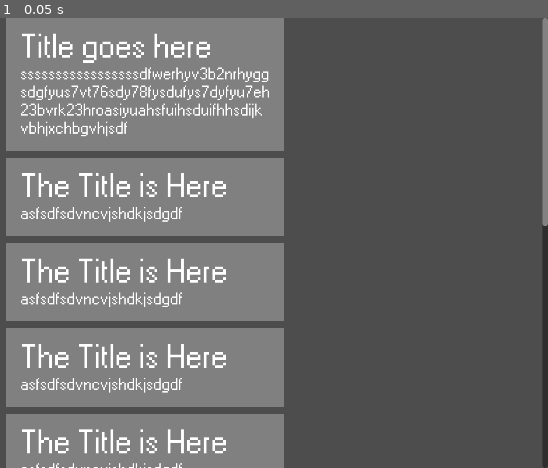
Above: before the commit, frame 1.
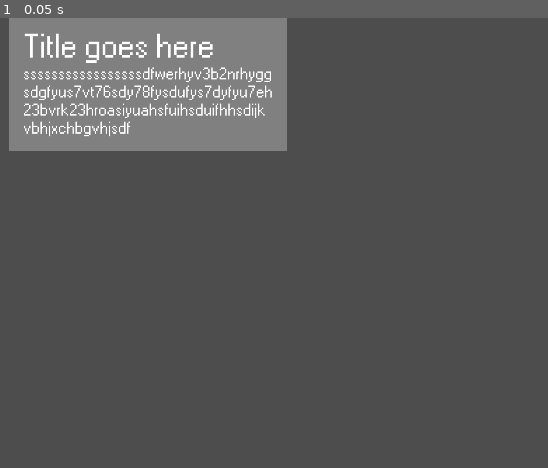
Above: after the commit, the same moment.

Repository: Shuflduf/Stock-Trading-Game
Game: Godot game, scene res://Scenes/Menus/news.tscn
The game is run twice, just before and just after one commit, with the same random seed, the same clock (stepped at 60 frames per second) and the same inputs. This scene is started directly instead of the project's main scene.
Inputs:
- Up to frame 1 (0.05 s): no input

The runs differ from the first frame. In frame 1, 37% of the frame differs, in the area x 1-100%, y 0-100%.
Error after the commit: Invalid access to property or key 'stocks_updated' on a base object of type 'Nil'. (res://Scripts/Menus/news.gd:6)

Commit message:
make news and start updating profile

Diff:
--- a/Scenes/Menus/news.tscn
+++ b/Scenes/Menus/news.tscn
@@ -11,6 +11,7 @@
 grow_horizontal = 2
 grow_vertical = 2
 script = ExtResource("1_chnii")
+news_item = ExtResource("2_psaq1")
 
 [node name="ScrollContainer" type="ScrollContainer" parent="."]
 layout_mode = 1
@@ -21,6 +22,7 @@
 grow_vertical = 2
 
 [node name="VBoxContainer" type="VBoxContainer" parent="ScrollContainer"]
+unique_name_in_owner = true
 layout_mode = 2
 size_flags_horizontal = 6
 size_flags_vertical = 3
@@ -30,33 +32,3 @@
 layout_mode = 2
 title = "Title goes here"
 description = "sssssssssssssssssdfwerhyv3b2nrhyggsdgfyus7vt76sdy78fysdufys7dyfyu7eh23bvrk23hroasiyuahsfuihsduifhhsdijkvbhjxchbgvhjsdf"
-
-[node name="NewsItem2" parent="ScrollContainer/VBoxContainer" instance=ExtResource("2_psaq1")]
-layout_mode = 2
-
-[node name="NewsItem3" parent="ScrollContainer/VBoxContainer" instance=ExtResource("2_psaq1")]
-layout_mode = 2
-
-[node name="NewsItem4" parent="ScrollContainer/VBoxContainer" instance=ExtResource("2_psaq1")]
-layout_mode = 2
-
-[node name="NewsItem5" parent="ScrollContainer/VBoxContainer" instance=ExtResource("2_psaq1")]
-layout_mode = 2
-
-[node name="NewsItem6" parent="ScrollContainer/VBoxContainer" instance=ExtResource("2_psaq1")]
-layout_mode = 2
-
-[node name="NewsItem7" parent="ScrollContainer/VBoxContainer" instance=ExtResource("2_psaq1")]
-layout_mode = 2
-
-[node name="NewsItem8" parent="ScrollContainer/VBoxContainer" instance=ExtResource("2_psaq1")]
-layout_mode = 2
-
-[node name="NewsItem9" parent="ScrollContainer/VBoxContainer" instance=ExtResource("2_psaq1")]
-layout_mode = 2
-
-[node name="NewsItem10" parent="ScrollContainer/VBoxContainer" instance=ExtResource("2_psaq1")]
-layout_mode = 2
-
-[node name="NewsItem11" parent="ScrollContainer/VBoxContainer" instance=ExtResource("2_psaq1")]
-layout_mode = 2
--- a/Scenes/Menus/profile.tscn
+++ b/Scenes/Menus/profile.tscn
@@ -48,20 +48,23 @@
 layout_mode = 2
 size_flags_vertical = 8
 
-[node name="Label" type="Label" parent="MarginContainer/VBoxContainer/HBoxContainer"]
+[node name="Name" type="Label" parent="MarginContainer/VBoxContainer/HBoxContainer"]
+unique_name_in_owner = true
 layout_mode = 2
 size_flags_horizontal = 6
 text = "Name: ME"
 label_settings = SubResource("LabelSettings_2ve80")
 
-[node name="Label2" type="Label" parent="MarginContainer/VBoxContainer/HBoxContainer"]
+[node name="Money" type="Label" parent="MarginContainer/VBoxContainer/HBoxContainer"]
+unique_name_in_owner = true
 layout_mode = 2
 size_flags_horizontal = 6
-text = "Money: $$"
+text = "Money: "
 label_settings = SubResource("LabelSettings_2ve80")
 
-[node name="Label3" type="Label" parent="MarginContainer/VBoxContainer/HBoxContainer"]
+[node name="Title" type="Label" parent="MarginContainer/VBoxContainer/HBoxContainer"]
+unique_name_in_owner = true
 layout_mode = 2
 size_flags_horizontal = 6
-text = "Title: THE BEST"
+text = "Title: Entrepreneur"
 label_settings = SubResource("LabelSettings_2ve80")
--- a/Scenes/game.tscn
+++ b/Scenes/game.tscn
@@ -105,6 +105,7 @@
 label_settings = SubResource("LabelSettings_ft8bs")
 
 [node name="UpdateTimer" type="Timer" parent="."]
+wait_time = 5.0
 autostart = true
 
 [connection signal="gui_input" from="HBoxContainer/PanelContainer" to="HBoxContainer/PanelContainer" method="_on_gui_input"]
--- a/Scripts/Menus/news.gd
+++ b/Scripts/Menus/news.gd
@@ -1 +1,26 @@
 extends DefaultMenu
+
+@export var news_item: PackedScene
+
+func _ready() -> void:
+	main_game.stocks_updated.connect(tick)
+
+func tick():
+	if randi_range(0, 5) == 0:
+		make_new_item()
+
+func make_new_item():
+	var stock_abr: String = main_game.stocks_list.stocks.pick_random().abbreviation
+	var stock_full_legal_name = main_game.stocks_list.stocks.filter(func(s): return stock_abr == s.abbreviation)[0].name
+	var difference = randf_range(0.4, 2.4)
+	var going_up = difference > 1
+	var item = news_item.instantiate()
+
+	item.title = stock_abr + " is going " + ("UP!" if going_up else "DOWN!")
+	item.description = """
+The stock "%s", also known as "%s", is expected to change by %d percent.
+	""" % [stock_full_legal_name, stock_abr, difference * 100.0]
+	%VBoxContainer.add_child(item)
+	%VBoxContainer.move_child(item, 0)
+
+	main_game.stocks_list.stocks.filter(func(s): return stock_abr == s.abbreviation)[0].demand *= difference
--- a/Scripts/Menus/profile.gd
+++ b/Scripts/Menus/profile.gd
@@ -1 +1,7 @@
 extends DefaultMenu
+
+func _ready() -> void:
+	main_game.stocks_updated.connect(tick)
+
+func tick():
+	%Money.text = "Money: $" + str(main_game.money)
--- a/Scripts/trade_listing.gd
+++ b/Scripts/trade_listing.gd
@@ -18,7 +18,7 @@
 	%SellPrice.text = bbcode_start + "$" + str(current_price * shares_amount).pad_decimals(2)
 	%Profit.text = bbcode_start + "(" + ("+" if difference > 0 else "") + str(difference * shares_amount).pad_decimals(2) + ")"
 
-	%SellPrice.tooltip_text = "Original: " + str(original_price).pad_decimals(2)
+	%SellPrice.tooltip_text = "Original: " + str(original_price * shares_amount).pad_decimals(2)
 
 
 func _on_sell_pressed() -> void:
